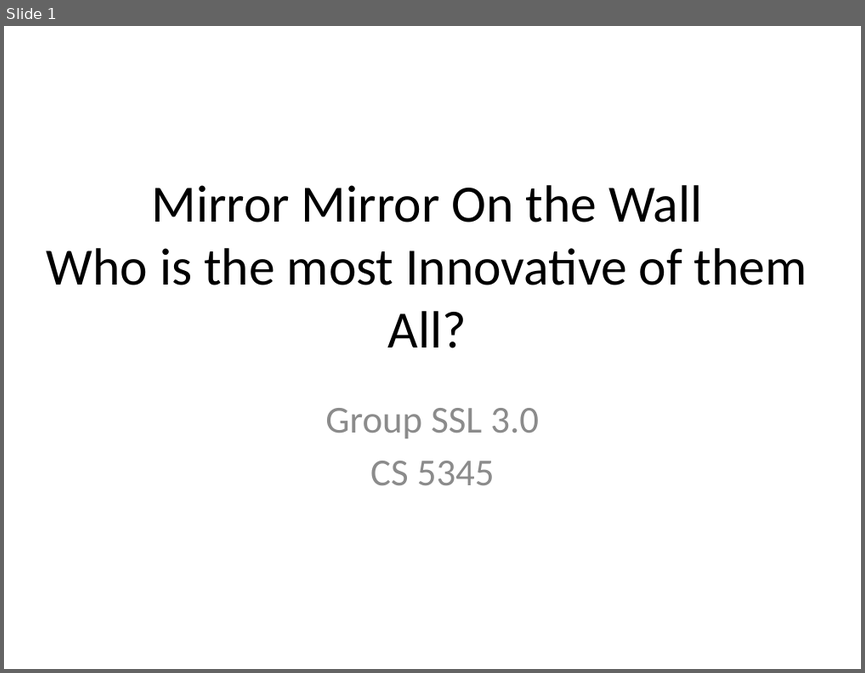
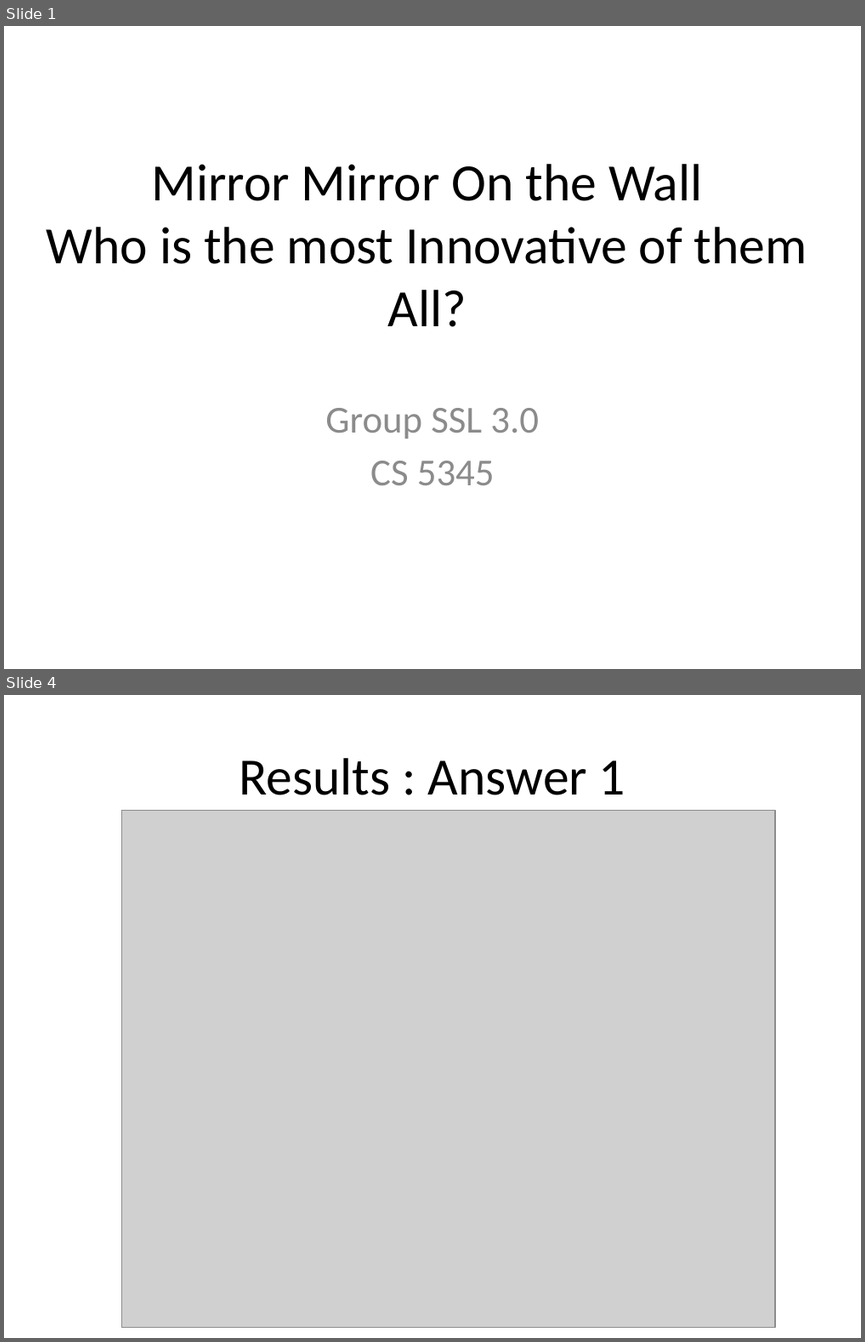
Before and after one commit to loiluu/cs5345.a3, a slide deck: SSL_3.0.pptx. Shown one above the other, each under a label of ours: slide 1 before the commit, slides 1 and 4 after it; the slides between them are not shown. The pictures are 865x673 and 865x1342 pixels, drawn with LibreOffice and Linux fonts; fonts in the diff are those of the drawing; grey boxes stand for pictures. Boxes give left, top, right and bottom in pixels: in the first picture for what was removed or moved away, otherwise in the second. Text is boxed around its words. In the diff, an @@ line names an element or a change of style, - is before the commit and + after.

```diff
--- a/SSL_3.0.pptx
+++ b/SSL_3.0.pptx
@@ slide 4 added at <box>4,695,861,1338</box>, background #FFFFFF @@
@@ title added at <box>239,758,625,795</box>, 44 pt, text #000000 @@
+Results : Answer 1
@@ picture added at <box>121,811,774,1327</box> @@
@@ slide 1 changed as well @@
@@ title "Mirror Mirror On the Wall ...": place and size @@
-title "Mirror Mirror On the Wall ..." at <box>46,185,807,348</box>
+title "Mirror Mirror On the Wall ..." at <box>46,164,807,327</box>
```
Also in this commit, not shown: 4 other slides added.
